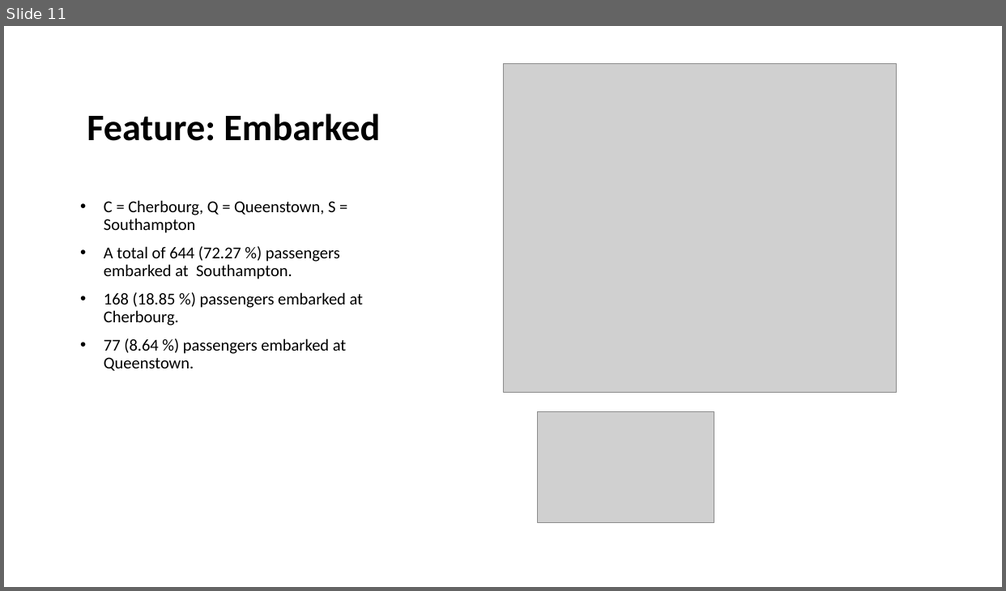
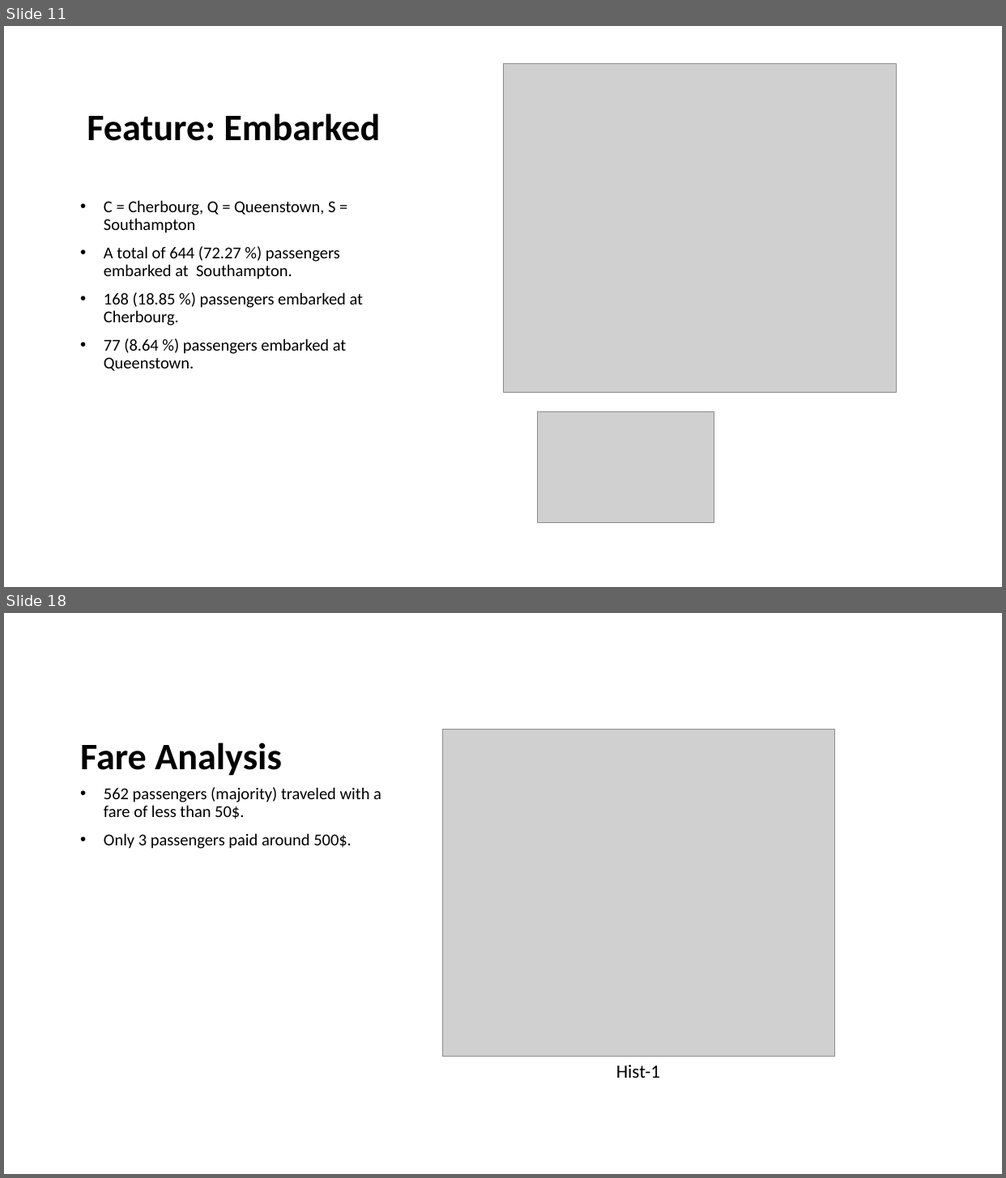
Before and after one commit to Visque/Titanic, a slide deck: ppt.pptm. Shown one above the other, each under a label of ours: slide 11 before the commit, slides 11 and 18 after it; the slides between them are not shown. The pictures are 1006x591 and 1006x1178 pixels, drawn with LibreOffice and Linux fonts; fonts in the diff are those of the drawing; grey boxes stand for pictures. Boxes give left, top, right and bottom in pixels: in the first picture for what was removed or moved away, otherwise in the second. Text is boxed around its words. In the diff, an @@ line names an element or a change of style, - is before the commit and + after.

```diff
--- a/ppt.pptm
+++ b/ppt.pptm
@@ slide 18 added at (4,613,1002,1174), background #FFFFFF @@
@@ picture added at (443,729,835,1057) @@
@@ title added at (80,743,282,776), 36 pt, text #000000, bold @@
+Fare Analysis
@@ text added at (104,787,381,849), 16 pt, text #000000 @@
+• 562 passengers (majority) traveled with a fare of less than 50$.
+• Only 3 passengers paid around 500$.
@@ text added at (616,1065,660,1078), 18 pt, text #000000 @@
+Hist-1
```
Also in this commit, not shown: 3 slides changed, 11 other slides added, 1 slide removed.
